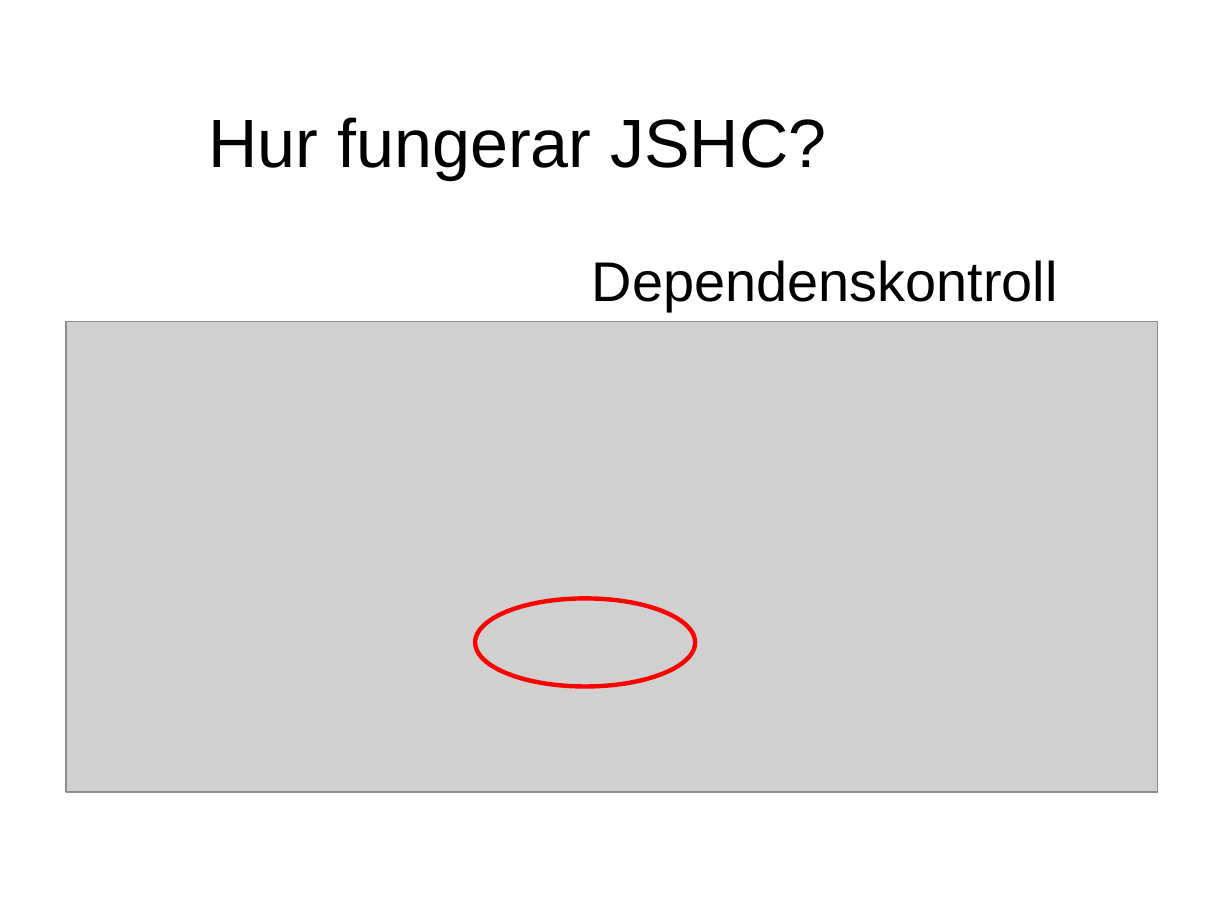
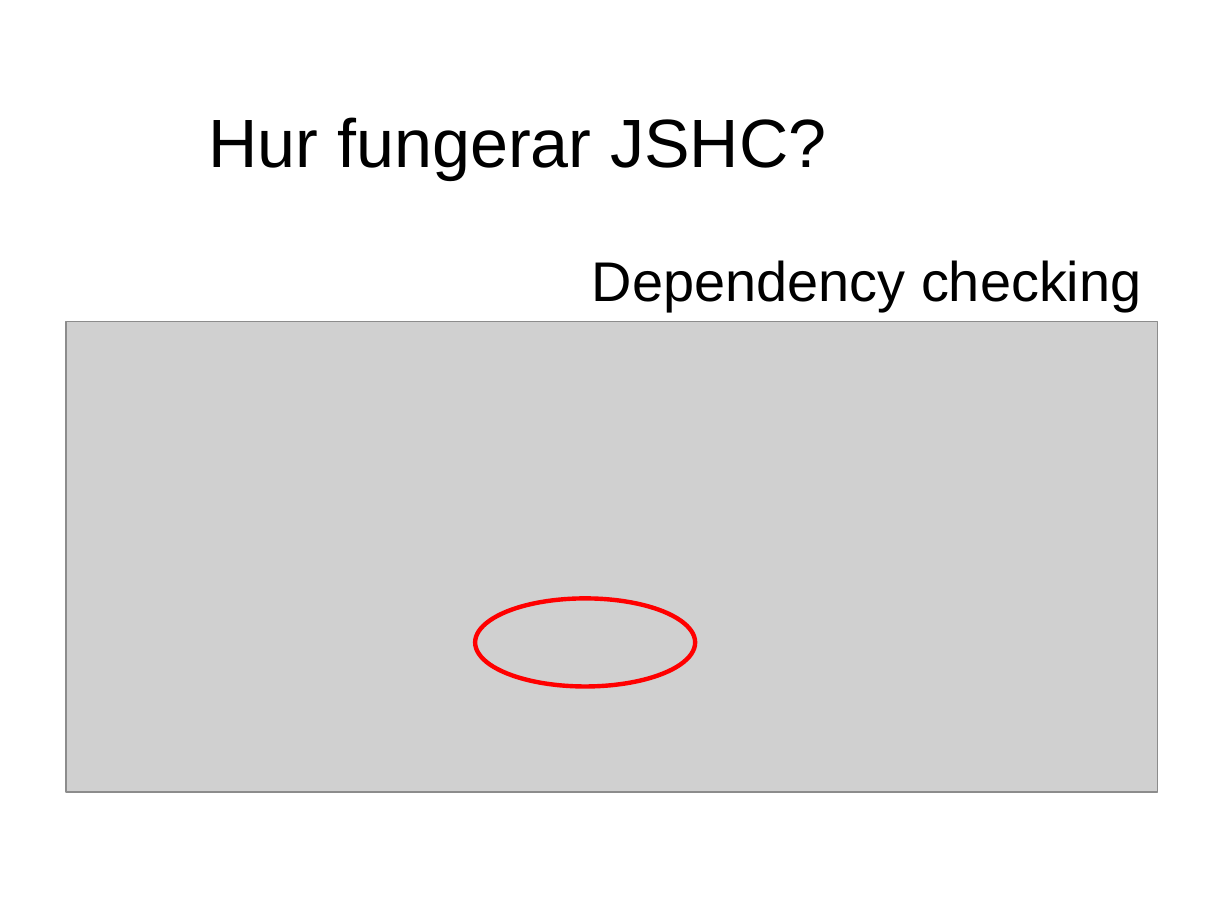
Before and after one commit to evilcandybag/JSHC, a slide deck: slide 38 of report/presentation.ppt (slide 37 before the commit). Drawn at 1232x924 pixels with LibreOffice and Linux fonts; fonts in the diff are those of the drawing; grey boxes stand for pictures. Boxes give left, top, right and bottom in pixels: in the first picture for what was removed or moved away, otherwise in the second. Text is boxed around its words. In the diff, an @@ line names an element or a change of style, - is before the commit and + after.

```diff
--- a/report/presentation.ppt
+++ b/report/presentation.ppt
@@ text removed at box(592, 260, 1058, 311) @@
-Dependenskontroll
@@ text added at box(592, 260, 1141, 311), 36 pt, text #000000 @@
+Dependency checking
```
Also in this commit, not shown: 12 other slides changed, 9 slides added, 1 slide removed, 2 other files.
